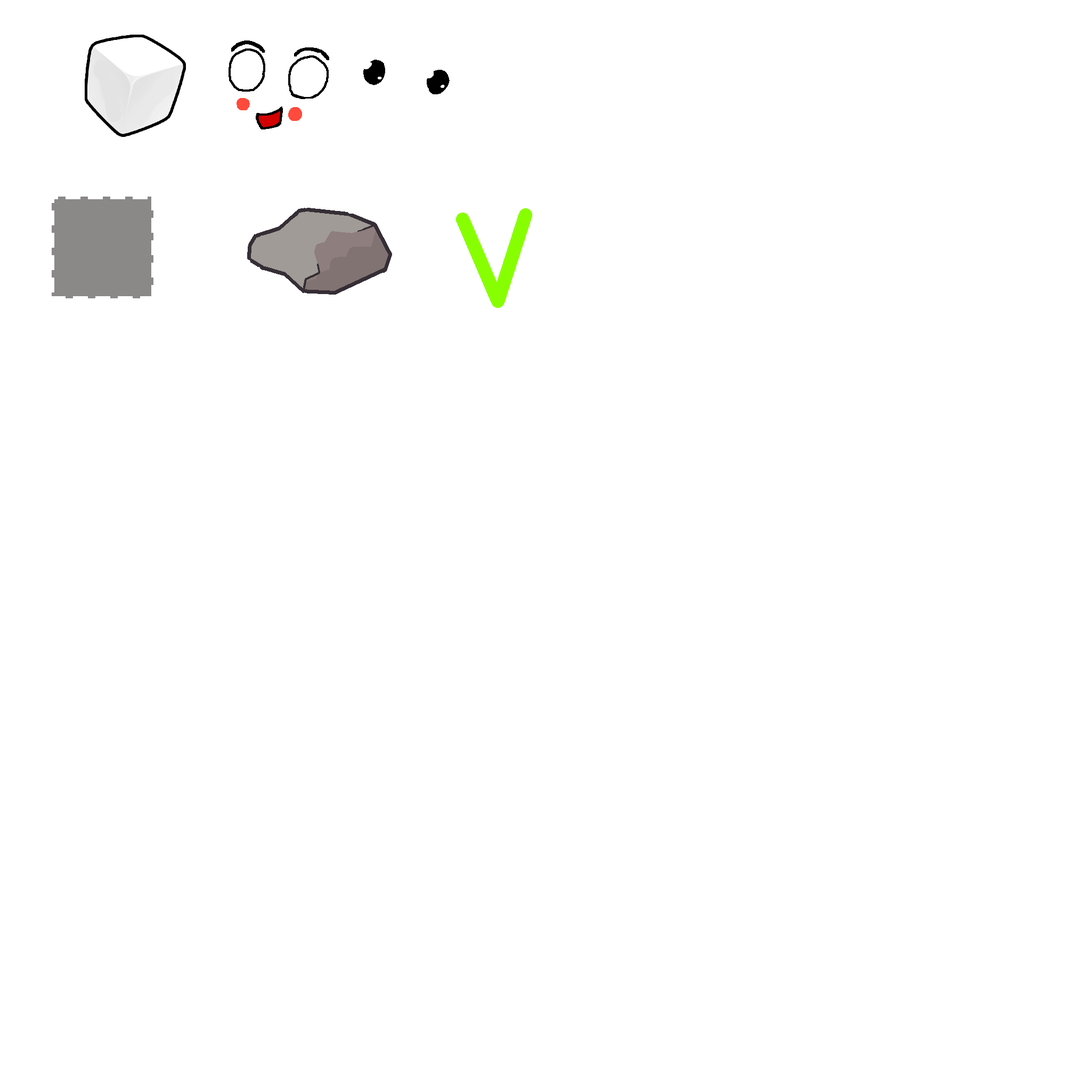
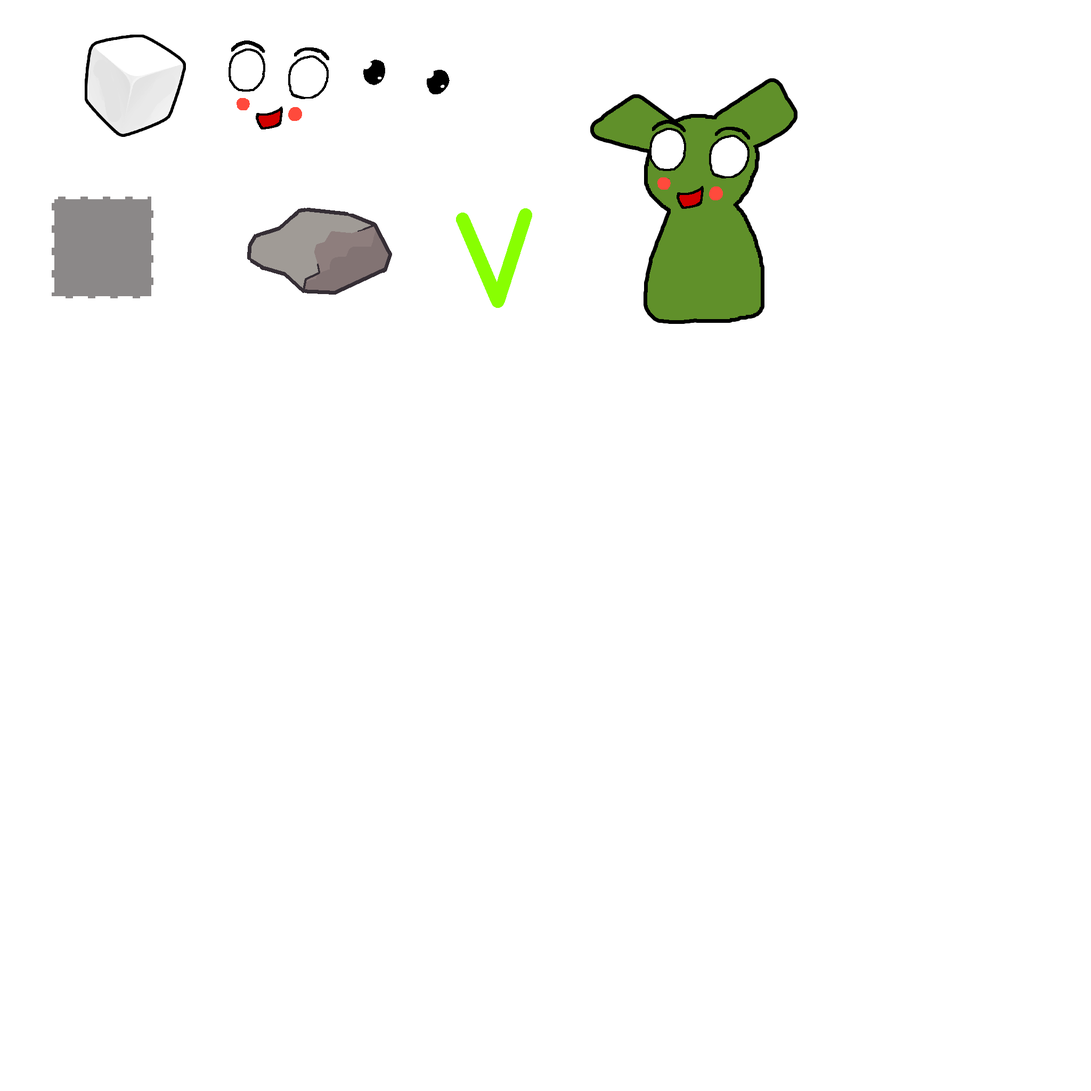
Layer changes from the first 1091x1091 image to the second:
added layer "Layer 2 copy" above "Layer 7" over [649, 119, 751, 209]
added layer "Layer 7" above "Layer 5" over [594, 82, 795, 321]
